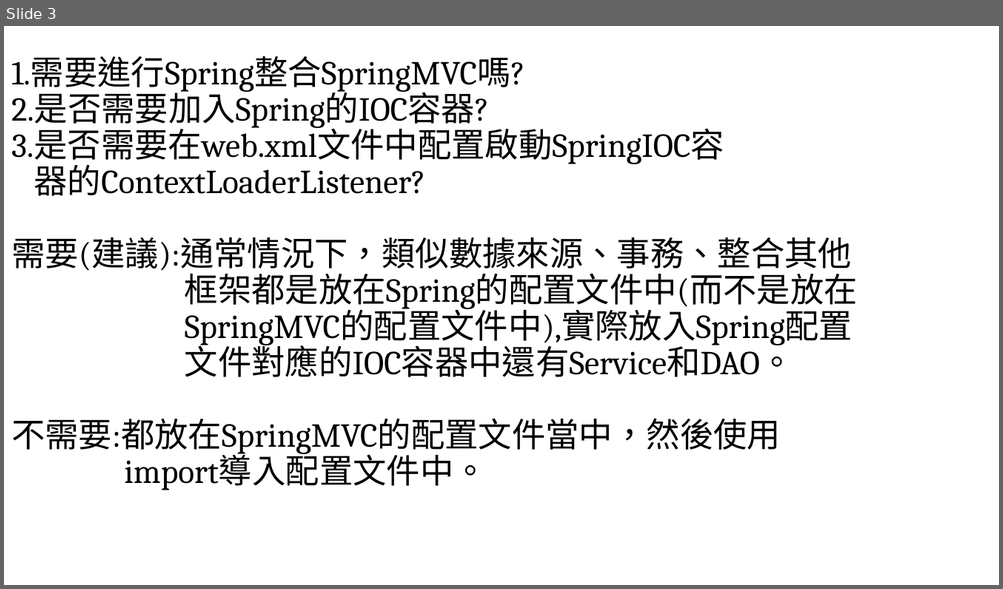
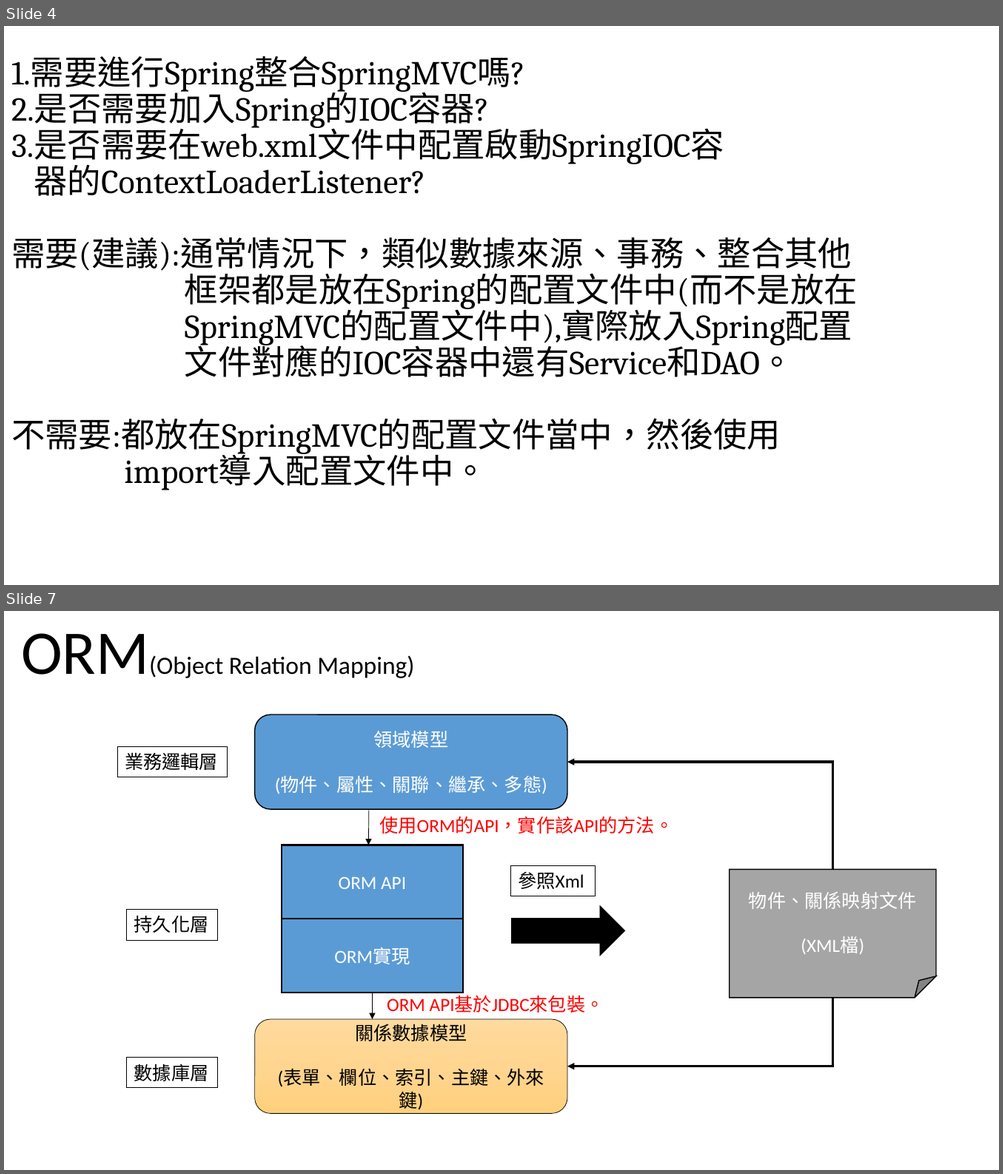
Before and after one commit to kiss78832/jay_project, a slide deck: 流程圖.pptx. Shown one above the other, each under a label of ours: slide 3 before the commit, slides 4 and 7 after it; the slides between them are not shown. The pictures are 1003x589 and 1003x1174 pixels, drawn with LibreOffice and Linux fonts; fonts in the diff are those of the drawing. Boxes give left, top, right and bottom in pixels: in the first picture for what was removed or moved away, otherwise in the second. Text is boxed around its words. In the diff, an @@ line names an element or a change of style, - is before the commit and + after.

```diff
--- a/流程圖.pptx
+++ b/流程圖.pptx
@@ slide 7 added at <box>4,611,999,1170</box>, background #FFFFFF @@
@@ text added at <box>21,633,414,678</box>, 24 pt, text #000000 @@
+ORM(Object Relation Mapping)
@@ rounded rectangle added at <box>255,715,567,809</box>, fill #5B9BD5, outline #000000 1 pt, 18 pt, text #FFFFFF @@
+領域模型
+(物件、屬性、關聯、繼承、多態)
@@ rectangle added at <box>117,747,227,777</box>, outline #000000 0.75 pt, 18 pt, text #000000 @@
+業務邏輯層
@@ elbow arrow added from (833, 870) to (567, 763), #000000 2.25 pt @@
@@ arrow added from (369, 809) to (368, 846), #000000 0.5 pt @@
@@ text added at <box>379,816,673,834</box>, 18 pt, text #FF0000 @@
+使用ORM的API，實作該API的方法。
@@ rectangle added at <box>282,846,463,919</box>, fill #5B9BD5, outline #000000 1.5 pt, 18 pt, text #FFFFFF @@
+ORM API
@@ rectangle added at <box>511,866,595,896</box>, outline #000000 0.75 pt, 18 pt, text #000000 @@
+參照Xml
@@ folded corner added at <box>729,870,936,998</box>, fill #A5A5A5, outline #000000 1 pt, 18 pt, text #FFFFFF @@
+物件、關係映射文件
+(XML檔)
@@ rectangle added at <box>127,909,218,941</box>, outline #000000 0.75 pt, 18 pt, text #000000 @@
+持久化層
@@ rectangle added at <box>282,919,463,993</box>, fill #5B9BD5, outline #000000 1.5 pt, 18 pt, text #FFFFFF @@
+ORM實現
@@ right arrow added at <box>512,906,625,957</box>, fill #000000, outline #000000 0.5 pt @@
@@ arrow added from (372, 993) to (372, 1020), #000000 0.5 pt @@
@@ text added at <box>387,997,604,1013</box>, 18 pt, text #FF0000 @@
+ORM API基於JDBC來包裝。
@@ elbow arrow added from (833, 998) to (567, 1067), #000000 2.25 pt @@
@@ rounded rectangle added at <box>255,1020,567,1114</box>, fill gradient #FFDB9E to #FFD590 to #FFD07C, outline #000000 0.5 pt, 18 pt, text #000000 @@
+關係數據模型
+(表單、欄位、索引、主鍵、外來鍵)
@@ rectangle added at <box>127,1058,218,1088</box>, outline #000000 0.75 pt, 18 pt, text #000000 @@
+數據庫層
@@ what was slide 3 is now slide 4 @@
```
Also in this commit, not shown: 8 other slides added, 1 slide removed, 15 other files.
